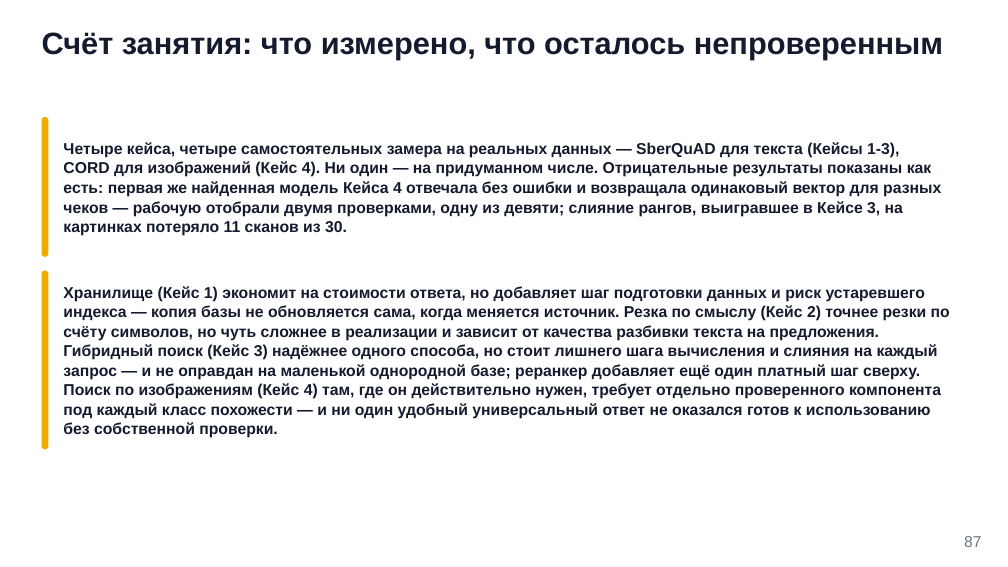
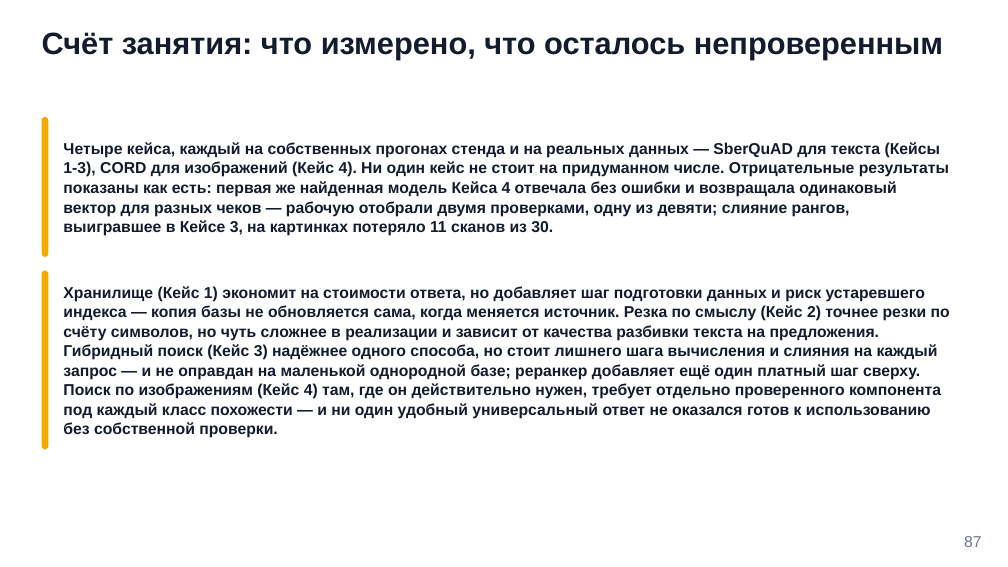
Before and after one commit to tellina-study/AI-usage-lessons, a slide deck: slide 87 of library/seminars/sem-10/rendered/sem-10.pptx. Drawn at 1008x567 pixels with LibreOffice and Linux fonts; fonts in the diff are those of the drawing. Boxes give left, top, right and bottom in pixels: in the first picture for what was removed or moved away, otherwise in the second. Text is boxed around its words. In the diff, an @@ line names an element or a change of style, - is before the commit and + after.

```diff
--- a/library/seminars/sem-10/rendered/sem-10.pptx
+++ b/library/seminars/sem-10/rendered/sem-10.pptx
@@ text at box(63, 142, 949, 236): text changed @@
-Четыре кейса, четыре самостоятельных замера на реальных данных — SberQuAD для текста (Кейсы 1-3), CORD для изображений (Кейс 4). Ни один — на придуманном числе. Отрицательные результаты показаны как есть: первая же найденная модель Кейса 4 отвечала без ошибки и возвращала одинаковый вектор для разных чеков — рабочую отобрали двумя проверками, одну из девяти; слияние рангов, выигравшее в Кейсе 3, на картинках потеряло 11 сканов из 30.
+Четыре кейса, каждый на собственных прогонах стенда и на реальных данных — SberQuAD для текста (Кейсы 1-3), CORD для изображений (Кейс 4). Ни один кейс не стоит на придуманном числе. Отрицательные результаты показаны как есть: первая же найденная модель Кейса 4 отвечала без ошибки и возвращала одинаковый вектор для разных чеков — рабочую отобрали двумя проверками, одну из девяти; слияние рангов, выигравшее в Кейсе 3, на картинках потеряло 11 сканов из 30.
```
Also in this commit, not shown: 12 other slides changed, 1 slide added, 1 slide removed, 4 other files.
